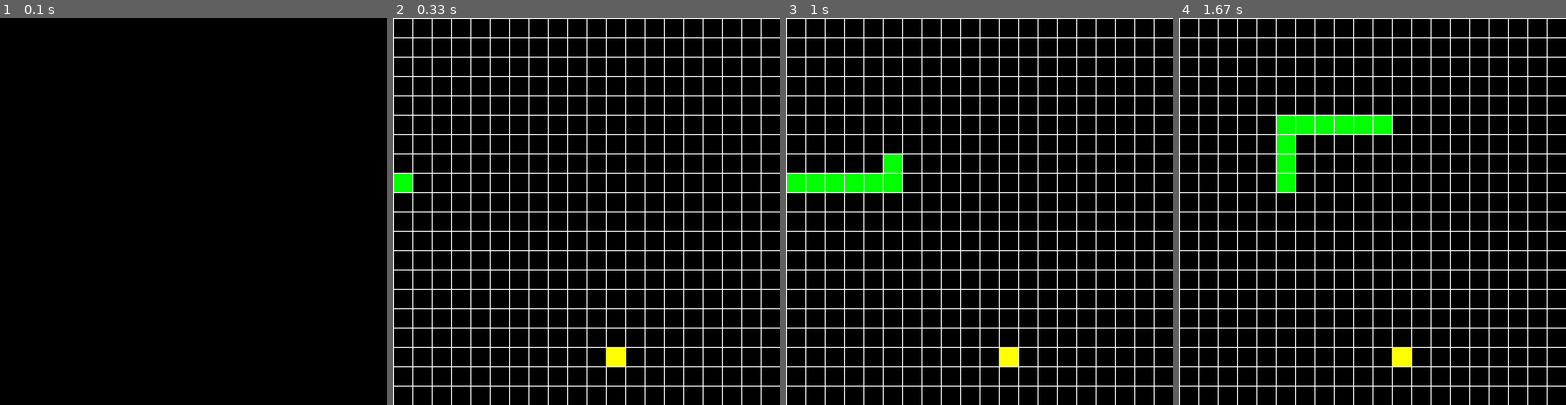
Above: before the commit, frames 1-4 (left to right).
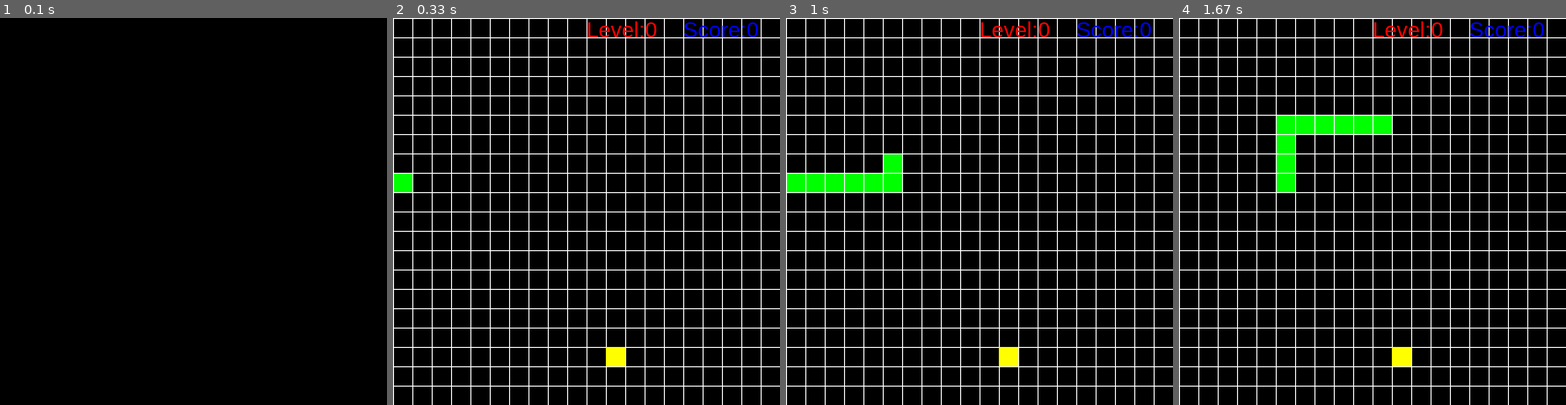
Above: after the commit, the same moments.

Repository: Luuk07/pygame
Game: pygame game, started from pygamesnake.py
The game is run twice, just before and just after one commit, with the same random seed, the same clock (stepped at 60 frames per second) and the same inputs.
Inputs:
- Up to frame 1 (0.1 s): no input
- Up to frame 2 (0.33 s): no input
- Up to frame 3 (1 s): hold Right 0.33-0.8 s; hold Up from 0.83 s (still down)
- Up to frame 4 (1.67 s): release Up at 1.13 s; hold Right 1.17-1.63 s

Frame 1 is identical in both runs. In frame 2, 0.5% of the frame differs, in the area x 50-95%, y 0-5%; in frame 3, 0.5%; in frame 4, 0.5%.

Commit message:
Update vom snake game

Diff:
--- a/pygamesnake.py
+++ b/pygamesnake.py
@@ -1,5 +1,7 @@
+
 import pygame
 import random
+
 
 
 
@@ -38,9 +40,28 @@
 apfel_collect.set_volume(0.3)
 uff_sound = pygame.mixer.Sound("falsche-antwort.mp3.")
 uff_sound.set_volume(0.3)
+jubel = pygame.mixer.Sound("hsv-torhymne.mp3")
+jubel.set_volume(0.1)
 
 #FPS
 clock = pygame.time.Clock()
+
+#Score
+Score = 0
+#Schriftart vom text
+schriftart = pygame.font.SysFont("Arial", 45)
+#level
+level = 0
+
+gruen = (0, 255, 0)
+rot = (255, 0, 0)
+blau = (0, 0, 255)
+
+
+
+
+
+l = True
 
 run=True
 while run:
@@ -54,14 +75,6 @@
         # Wenn "QUIT" ausgeführt wird dann geht man raus
         if event.type == pygame.QUIT:
             run = False
-
-
-
-
-
-
-
-
 
 
 
@@ -114,6 +127,7 @@
         snake_lenght = 10
         step_x = 0
         step_y = 0
+        Score = 0
 
 
 
@@ -152,21 +166,19 @@
         pygame.draw.line(screen, (255, 255, 255), (0, line_position), (WIN_SIZE, line_position), 2)
 
 
-    play_sound = True
+
+
+
+
 
     if head_x < 0 or head_x > 800 or head_y < 0 or head_y > 800:
-        if play_sound:
-            uff_sound.play()
-            play_sound = False
+        uff_sound.play()
+        play_sound = False
         body_parts = []
         snake_lenght = 10
         step_x = 0
         step_y = 0
-
-
-
-
-
+        Score = 0
 
 
 
@@ -183,6 +195,39 @@
         Randomapple_x = random.choice(Randomsize)
         Randomapple_y = random.choice(Randomsize)
         apfel_collect.play()
+        Score += 1
+
+
+    # Text wird gerendert und gezeichnet.
+    text = schriftart.render(f"Score:{Score}", True, (0, 0, 255))
+    screen.blit(text, (600, -1))
+
+    text = schriftart.render(f"Level:{level}", True, (255, 0, 0))
+    screen.blit(text, (400, -1))
+    #Zufällige Farbe für snake head
+    random_color = list(range(0, 256))
+    random_color1 = random.choice(random_color)
+    random_color2 = random.choice(random_color)
+    random_color3 = random.choice(random_color)
+
+    zufaellige_farbe = (random_color1, random_color2, random_color3)
+
+
+
+
+
+
+#Level
+    if Score == 10  or Score == 20 or Score == 30 or Score == 40 or Score == 50 or Score == 60 or Score == 70 or Score == 80 or Score == 90:
+        snake_head = pygame.draw.rect(screen, (zufaellige_farbe), (head_x, head_y, SQUARE_SIZE, SQUARE_SIZE))
+        if l:
+            jubel.play()
+            level += 1
+            l = False
+
+    if Score == 11 or Score == 21 or Score == 31 or Score == 41 or Score == 51 or Score == 61 or Score == 71 or Score == 81 or Score == 91:
+        jubel.stop()
+        l = True
 
 
 
